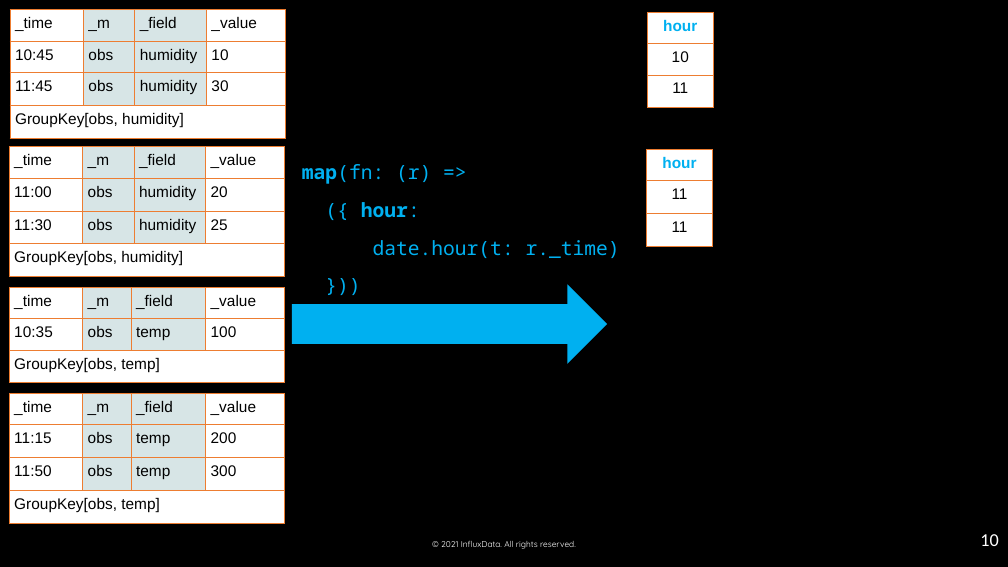
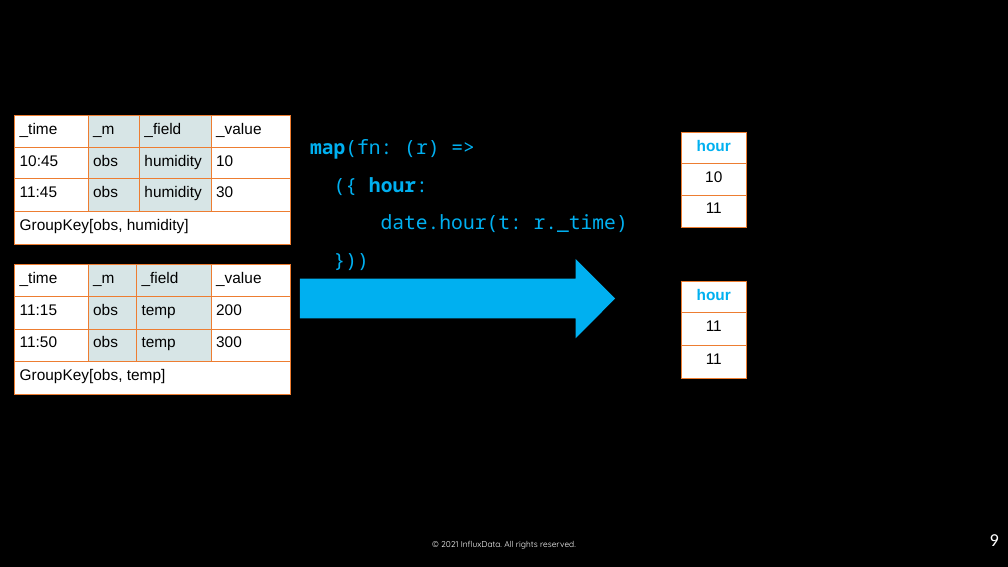
Before and after one commit to influxdata/influxdb-university, a slide deck: slide 9 of Training-material/day 1/04_advanced-data-analysis-map-UDF.pptx (slide 10 before the commit). Drawn at 1008x567 pixels with LibreOffice and Linux fonts; fonts in the diff are those of the drawing; background and template pictures are left out. Boxes give left, top, right and bottom in pixels: in the first picture for what was removed or moved away, otherwise in the second. Text is boxed around its words. In the diff, an @@ line names an element or a change of style, - is before the commit and + after.

```diff
--- a/Training-material/day 1/04_advanced-data-analysis-map-UDF.pptx
+++ b/Training-material/day 1/04_advanced-data-analysis-map-UDF.pptx
@@ table: place and size @@
-table at <box>10,10,285,341</box>
+table at <box>15,116,290,244</box>
@@ text "map(fn: (r) => ({ hour: ...": place and size @@
-text "map(fn: (r) => ({ hour: ..." at <box>302,164,620,258</box>
+text "map(fn: (r) => ({ hour: ..." at <box>310,139,628,232</box>
@@ table removed at <box>9,147,284,478</box>, 4 rows, 4 columns @@
-_time | _m | _field | _value
-11:00 | obs | humidity | 20
-11:30 | obs | humidity | 25
-GroupKey[obs, humidity] |  |  | 
@@ table: place and size @@
-table at <box>647,12,713,343</box>
+table at <box>681,132,747,228</box>
@@ table: place and size @@
-table at <box>9,393,284,567</box>
+table at <box>15,265,290,395</box>
@@ freeform shape: place and size @@
-freeform shape at <box>291,284,607,364</box>
+freeform shape at <box>300,259,616,339</box>
@@ table removed at <box>9,287,284,567</box>, 3 rows, 4 columns @@
-_time | _m | _field | _value
-10:35 | obs | temp | 100
-GroupKey[obs, temp] |  |  | 
@@ table: place and size @@
-table at <box>647,149,713,480</box>
+table at <box>681,281,747,378</box>
@@ page number at <box>990,534,999,546</box>: text changed @@
-10
+9
```
Also in this commit, not shown: 15 other slides changed, 4 slides added, 7 slides removed, 21 other files.
